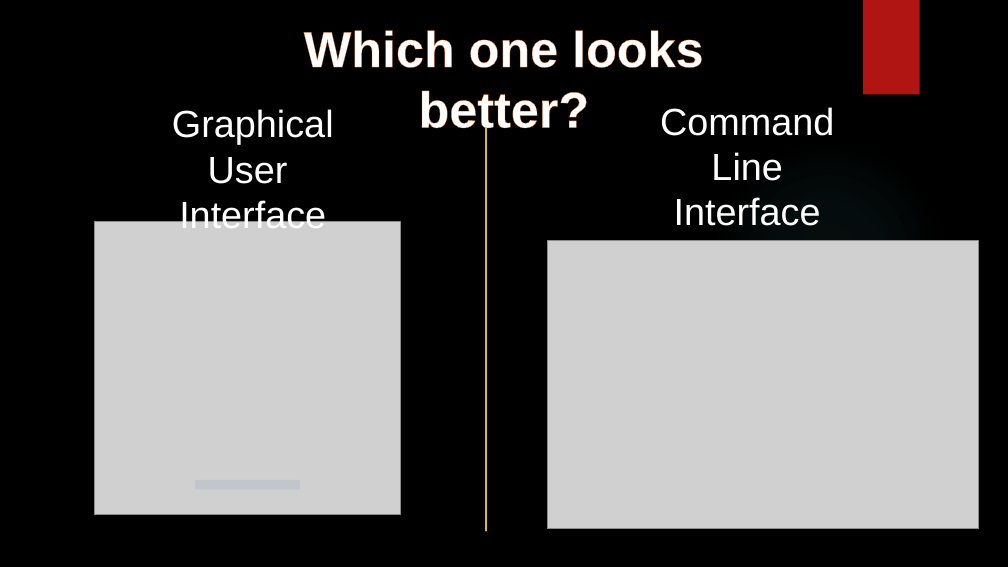
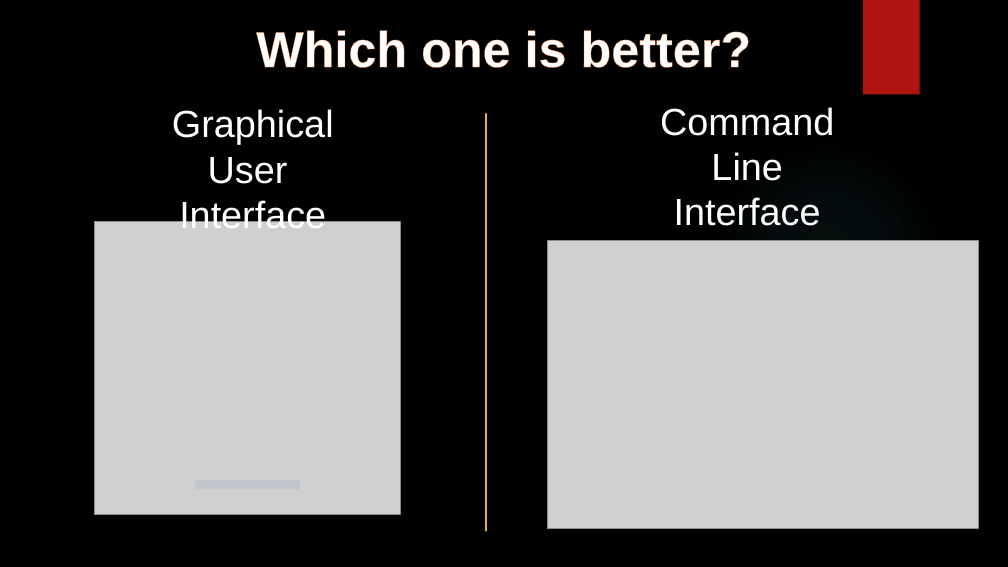
Before and after one commit to R3d3Vill/Presentation, a slide deck: slide 3 of Swings Presentation.pptx. Drawn at 1008x567 pixels with LibreOffice and Linux fonts; fonts in the diff are those of the drawing; grey boxes stand for pictures; background and template pictures are left out. Boxes give left, top, right and bottom in pixels: in the first picture for what was removed or moved away, otherwise in the second. Text is boxed around its words. In the diff, an @@ line names an element or a change of style, - is before the commit and + after.

Commit message:
sd

```diff
--- a/Swings Presentation.pptx
+++ b/Swings Presentation.pptx
@@ text at [256,30,752,68]: text changed @@
-Which one looks better?
+Which one is better?
```
Also in this commit, not shown: 1 other slide changed, 1 slide added.
